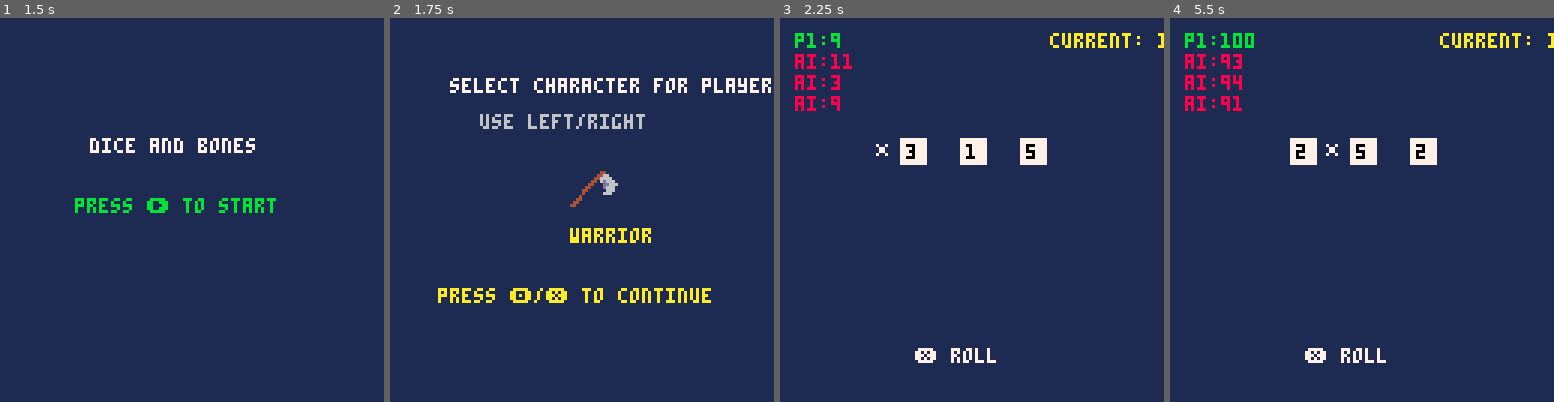
Above: before the commit, frames 1-4 (left to right).
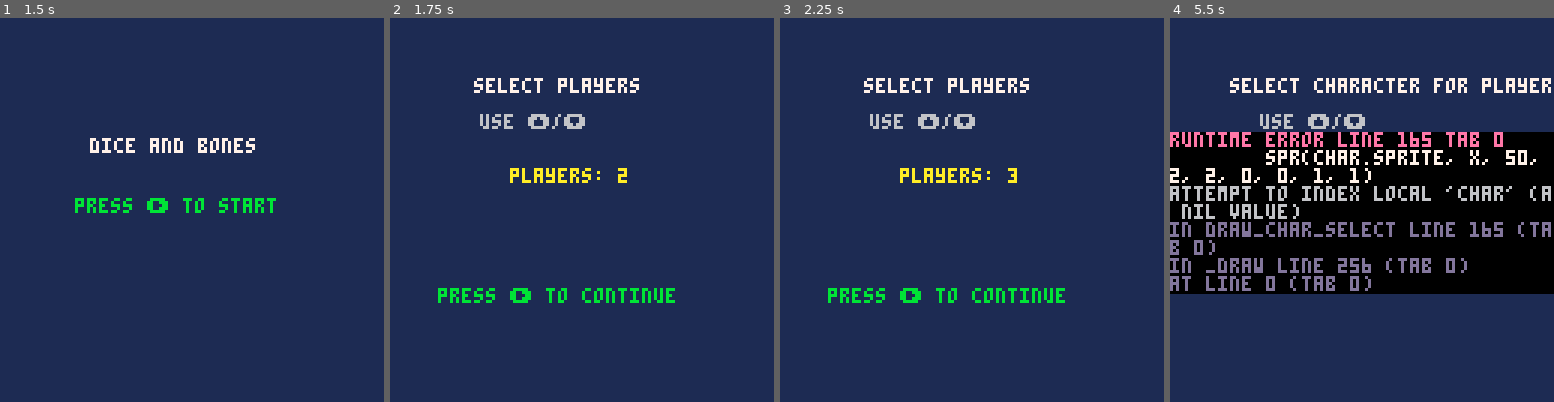
Above: after the commit, the same moments.

Repository: Nathanjms/dice-and-bones-pico8
Game: PICO-8 cartridge dice-and-bones.p8
Same seed, same stepped clock (60 frames per second), same inputs: the game is played once before the commit and once after it.
Inputs:
- Up to frame 1 (1.5 s): tap X (X key) at 0.33, 1.07 s; tap O (Z key) at 0.7 s
- Up to frame 2 (1.75 s): hold Right from 1.6 s (still down); tap O (Z key) at 1.7 s
- Up to frame 3 (2.25 s): tap X (X key) at 1.85 s; release Right at 2.1 s; tap O (Z key) at 2.1 s; hold Up from 2.15 s (still down)
- Up to frame 4 (5.5 s): release Up at 2.42 s; hold Right 2.47-3.03 s; tap O (Z key) every 0.4 s from 2.5 to 5.3 s; tap X (X key) at 2.97, 4.08, 5.2 s; hold Left 3.08-3.58 s; hold Down 3.63-3.97 s; hold Right 4.02-4.68 s; hold Up 4.73-5.03 s; hold Left from 5.08 s (still down)

Frame 1 is identical in both runs. In frame 2, 4.4% of the frame differs, in the area x 12-100%, y 15-75%; in frame 3, 5.9%; in frame 4, 46%, in the area x 0-100%, y 3-90%.
Error after the commit: runtime error line 165 tab 0; spr(char.sprite, x, 50, 2, 2, 0, 0, 1, 1); attempt to index local 'char' (a nil value)

Commit message:
small wip bumps

Diff:
--- a/dice-and-bones.p8
+++ b/dice-and-bones.p8
@@ -6,7 +6,7 @@
 -------------------------------------
 state = "menu" -- can be: menu, player_select, char_select game
 
-player_count = 1
+player_count = 2
 max_players = 4
 
 -- hand sprite index
@@ -25,6 +25,10 @@
 -- players (index 1 = human)
 players = {}
 current_player = 1
+char_select_config = {
+    selected_player = 1,
+    chosen_character = 1
+}
 
 characters = {
     { name = "warrior", sprite = 16 },
@@ -100,14 +104,14 @@
 -- state: player selection
 -------------------------------------
 function update_player_select()
-    if btnp(⬅️) then
-        player_count = max(1, player_count - 1)
-    end
+    if btnp(⬇️) then
+        player_count = max(2, player_count - 1) -- minimum 2 players
+    end
+    if btnp(⬆️) then
+        player_count = min(max_players, player_count + 1) -- maximum 4 players
+    end
+
     if btnp(➡️) then
-        player_count = min(max_players, player_count + 1)
-    end
-
-    if btnp(❎) or btnp(🅾️) then
         init_players()
         state = "char_select"
     end
@@ -116,39 +120,60 @@
 function draw_player_select()
     cls(1)
     print("select players", 28, 20, 7)
-    print("use left/right", 30, 32, 6)
+    print("use ⬆️/⬇️", 30, 32, 6)
     print("players: " .. player_count, 40, 50, 10)
-    print("press 🅾️/❎ to continue", 16, 90, 11)
+    print("press ➡️ to continue", 16, 90, 11)
 end
 
 -------------------------------------
 -- state: char select
 -------------------------------------
-selected_player = 1
-chosen_character = 1
 function update_char_select()
+    if btnp(⬇️) then
+        char_select_config.chosen_character = max(1, char_select_config.chosen_character - 1)
+    end
+    if btnp(⬆️) then
+        char_select_config.chosen_character = min(#characters, char_select_config.chosen_character + 1)
+    end
+
+    if btnp(➡️) then
+        players[char_select_config.selected_player].character = characters[char_select_config.chosen_character]
+        if char_select_config.selected_player < player_count then
+            char_select_config.selected_player += 1
+        end
+        if char_select_config.selected_player >= player_count then
+            state = "game"
+        end
+    end
+
     if btnp(⬅️) then
-        chosen_character = max(1, chosen_character - 1)
-    end
-    if btnp(➡️) then
-        chosen_character = min(#characters, chosen_character + 1)
-    end
-
-    if btnp(❎) or btnp(🅾️) then
-        init_players()
-        state = "game"
+        if char_select_config.selected_player > 1 then
+            char_select_config.selected_player -= 1
+        end
     end
 end
 
 function draw_char_select()
     cls(1)
-    print("select character for player " .. selected_player, 20, 20, 7)
-    print("use left/right", 30, 32, 6)
-    -- display character sprite
-    local char = characters[chosen_character]
-    spr(char.sprite, 60, 50, 2, 2)
-    print(char.name, 60, 70, 10)
-    print("press 🅾️/❎ to continue", 16, 90)
+    print("select character for player " .. char_select_config.selected_player, 20, 20, 7)
+    print("use ⬆️/⬇️", 30, 32, 6)
+    -- display character sprites for each player in a row
+    interval = 20
+    x = 60
+    for i = 1, player_count do
+        local char = players[i].character
+        if i == char_select_config.selected_player then
+            rectfill(x, 50, x + 2, 52, 7)
+        end
+        spr(char.sprite, x, 50, 2, 2, 0, 0, 1, 1)
+        print(char.name, x, 70, 10)
+        x += interval
+    end
+    if char_select_config.selected_player < player_count then
+        print("press ➡️ to continue", 16, 90, 11)
+    else
+        print("press ➡️ to start", 16, 90, 11)
+    end
 end
 
 -------------------------------------
